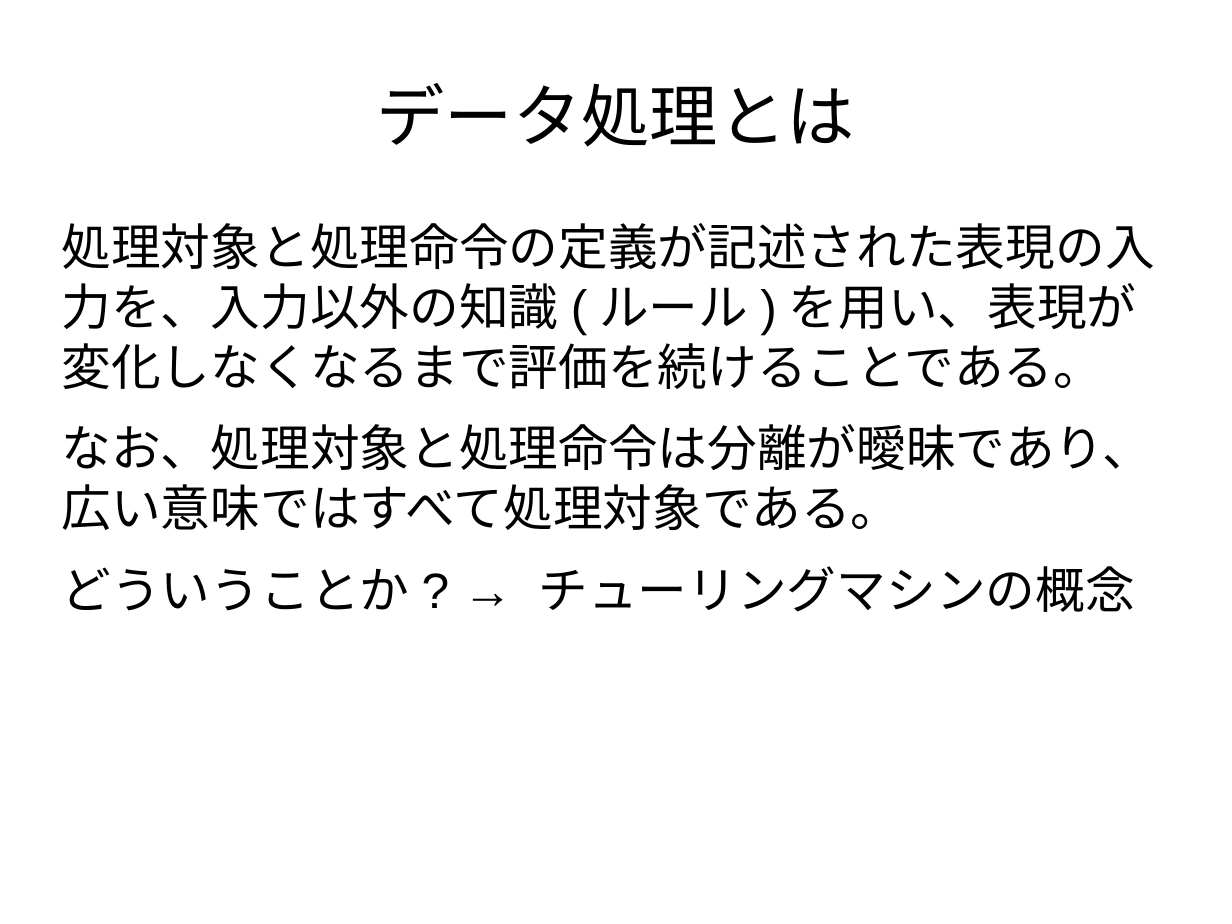
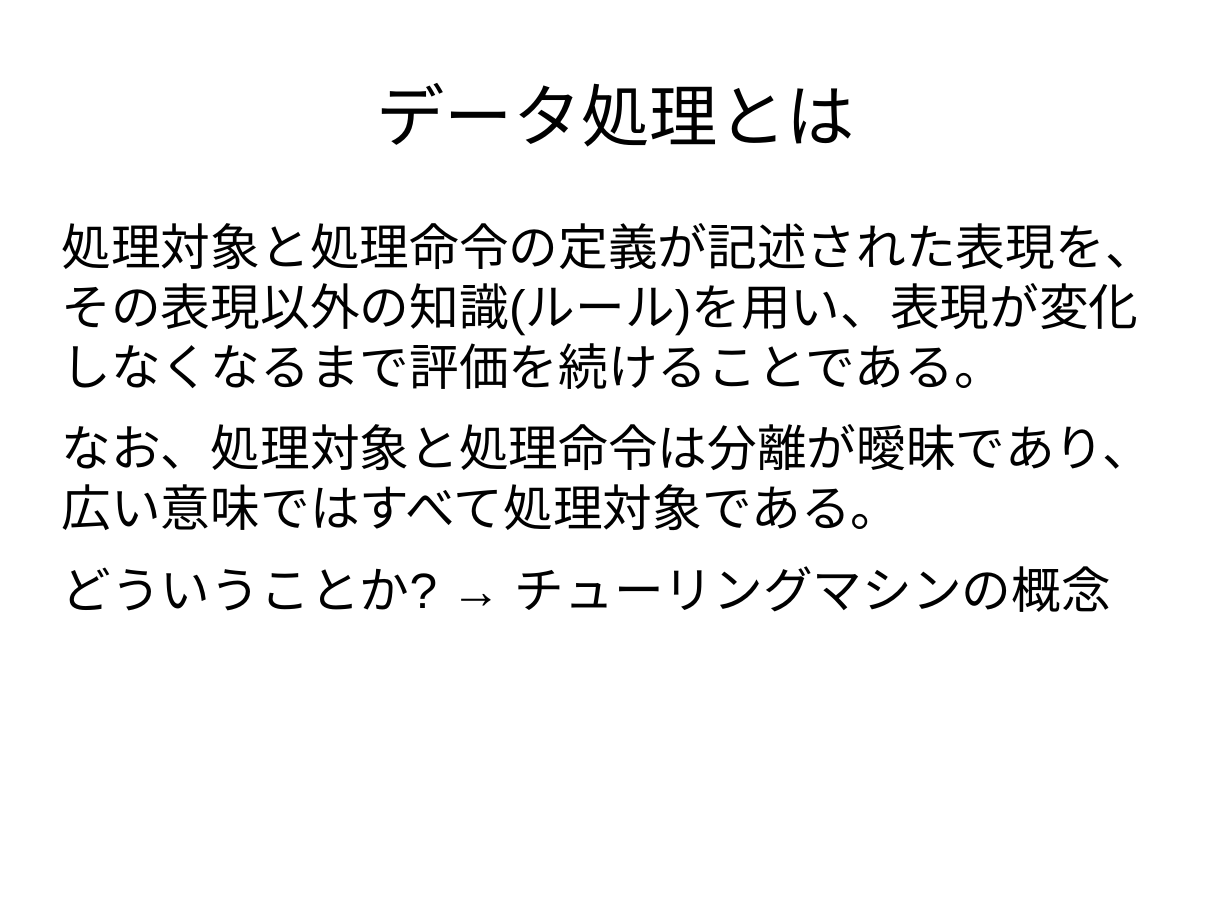
Before and after one commit to kouamano/Lecture_chishikikouzouka, a slide deck: slide 2 of turing.odp. Drawn at 1232x924 pixels with LibreOffice and Linux fonts; fonts in the diff are those of the drawing. Boxes give left, top, right and bottom in pixels: in the first picture for what was removed or moved away, otherwise in the second. Text is boxed around its words. In the diff, an @@ line names an element or a change of style, - is before the commit and + after.

```diff
--- a/turing.odp
+++ b/turing.odp
@@ text at (x1=62, y1=223, x2=1155, y2=389): text changed @@
-処理対象と処理命令の定義が記述された表現の入力を、入力以外の知識(ルール)を用い、表現が変化しなくなるまで評価を続けることである。
+処理対象と処理命令の定義が記述された表現を、その表現以外の知識(ルール)を用い、表現が変化しなくなるまで評価を続けることである。
```
Also in this commit, not shown: 1 other file.
